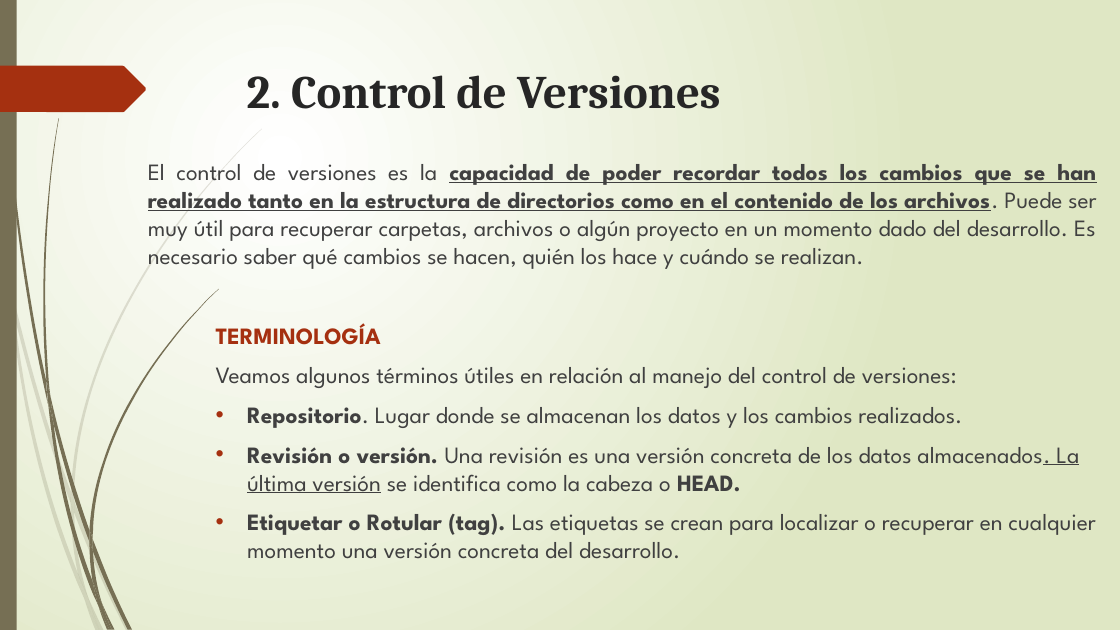
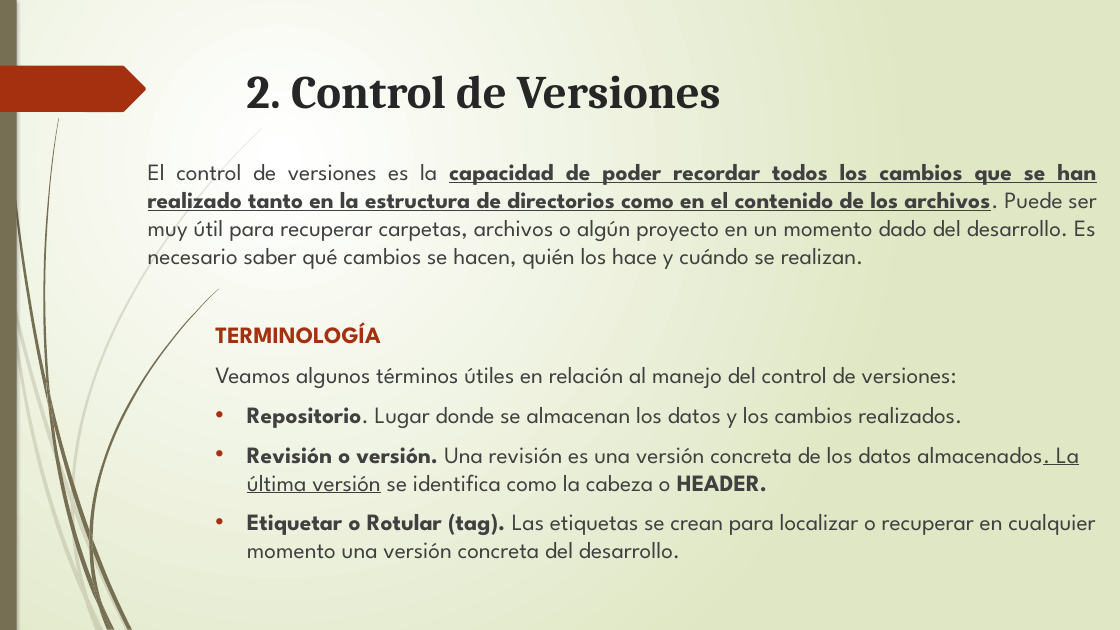
Before and after one commit to marcosremon/dam1, a slide deck: slide 6 of Entornos de desarrollos/UD4 - Control De Versiones GIT y GITHUB/ÙD4 apuntes parte 1.pptx. Drawn at 1120x630 pixels with LibreOffice and Linux fonts; fonts in the diff are those of the drawing. Boxes give left, top, right and bottom in pixels: in the first picture for what was removed or moved away, otherwise in the second. Text is boxed around its words. In the diff, an @@ line names an element or a change of style, - is before the commit and + after.

```diff
--- a/Entornos de desarrollos/UD4 - Control De Versiones GIT y GITHUB/ÙD4 apuntes parte 1.pptx
+++ b/Entornos de desarrollos/UD4 - Control De Versiones GIT y GITHUB/ÙD4 apuntes parte 1.pptx
@@ background gradient #FFFFFF to #DFE8C4 to gradient #FFFFFF to #DFE7C4 @@
@@ rectangle at box(0, 0, 17, 630): shadow on @@
@@ outline redrawn in 4 elements at box(12, 290, 71, 503), box(9, 294, 85, 600), box(3, 0, 48, 404), box(0, 66, 146, 112) @@
@@ text at box(247, 447, 1079, 493): text changed @@
-• Revisión o versión. Una revisión es una versión concreta de los datos almacenados. La última versión se identifica como la cabeza o HEAD.
+• Revisión o versión. Una revisión es una versión concreta de los datos almacenados. La última versión se identifica como la cabeza o HEADER.
```
Also in this commit, not shown: 24 other slides changed, 6 other files.
